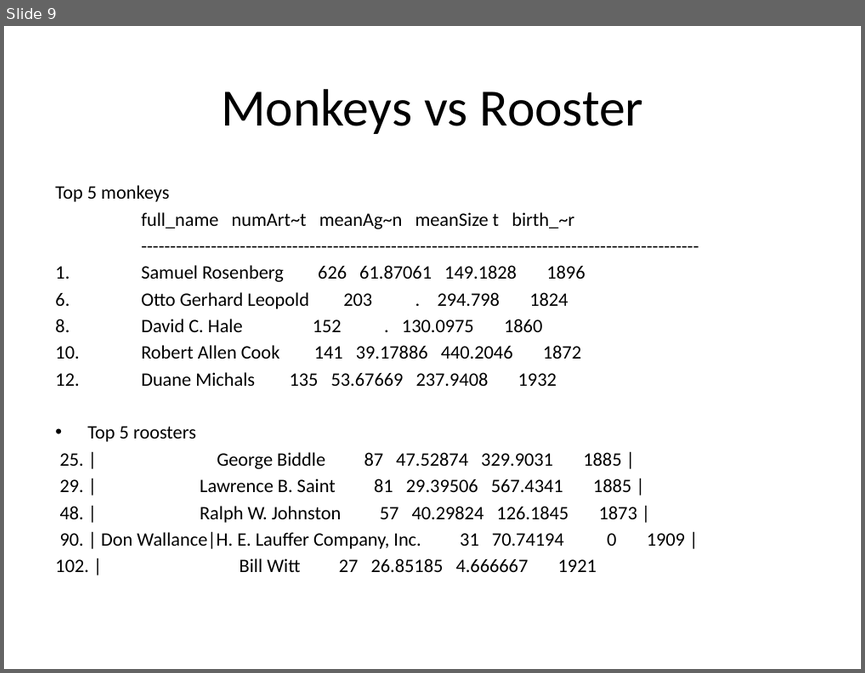
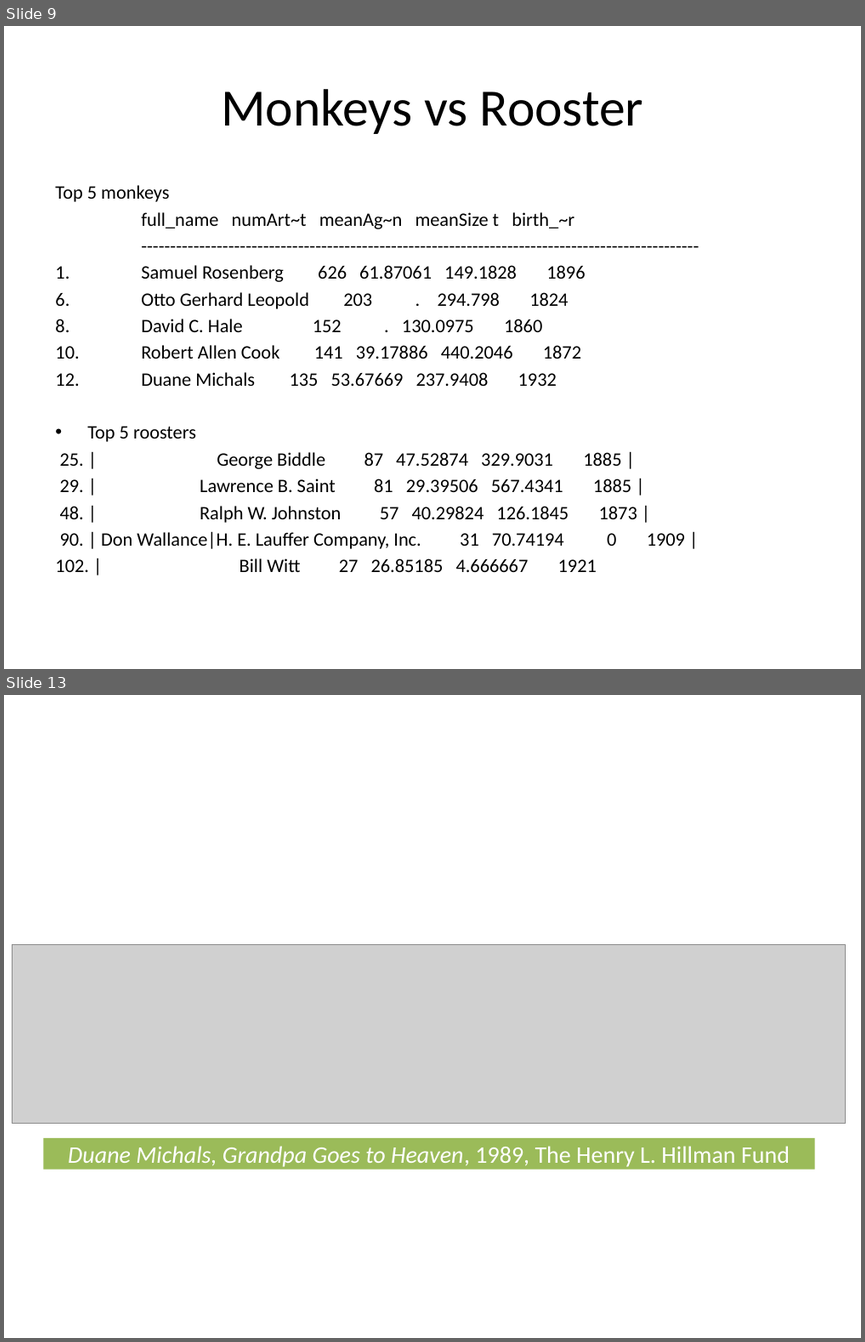
Before and after one commit to WUJJU/HackathonGSPIA, a slide deck: Plan for Sunday.pptx. Shown one above the other, each under a label of ours: slide 9 before the commit, slides 9 and 13 after it; the slides between them are not shown. The pictures are 865x673 and 865x1342 pixels, drawn with LibreOffice and Linux fonts; fonts in the diff are those of the drawing; grey boxes stand for pictures. Boxes give left, top, right and bottom in pixels: in the first picture for what was removed or moved away, otherwise in the second. Text is boxed around its words. In the diff, an @@ line names an element or a change of style, - is before the commit and + after.

```diff
--- a/Plan for Sunday.pptx
+++ b/Plan for Sunday.pptx
@@ slide 13 added at (4,695,861,1338), background #FFFFFF @@
@@ picture added at (12,945,846,1123) @@
@@ title added at (43,1138,815,1169), fill #9BBB59, 20 pt, text #FFFFFF, italic @@
+Duane Michals, Grandpa Goes to Heaven, 1989, The Henry L. Hillman Fund
```
Also in this commit, not shown: 4 other slides added.
